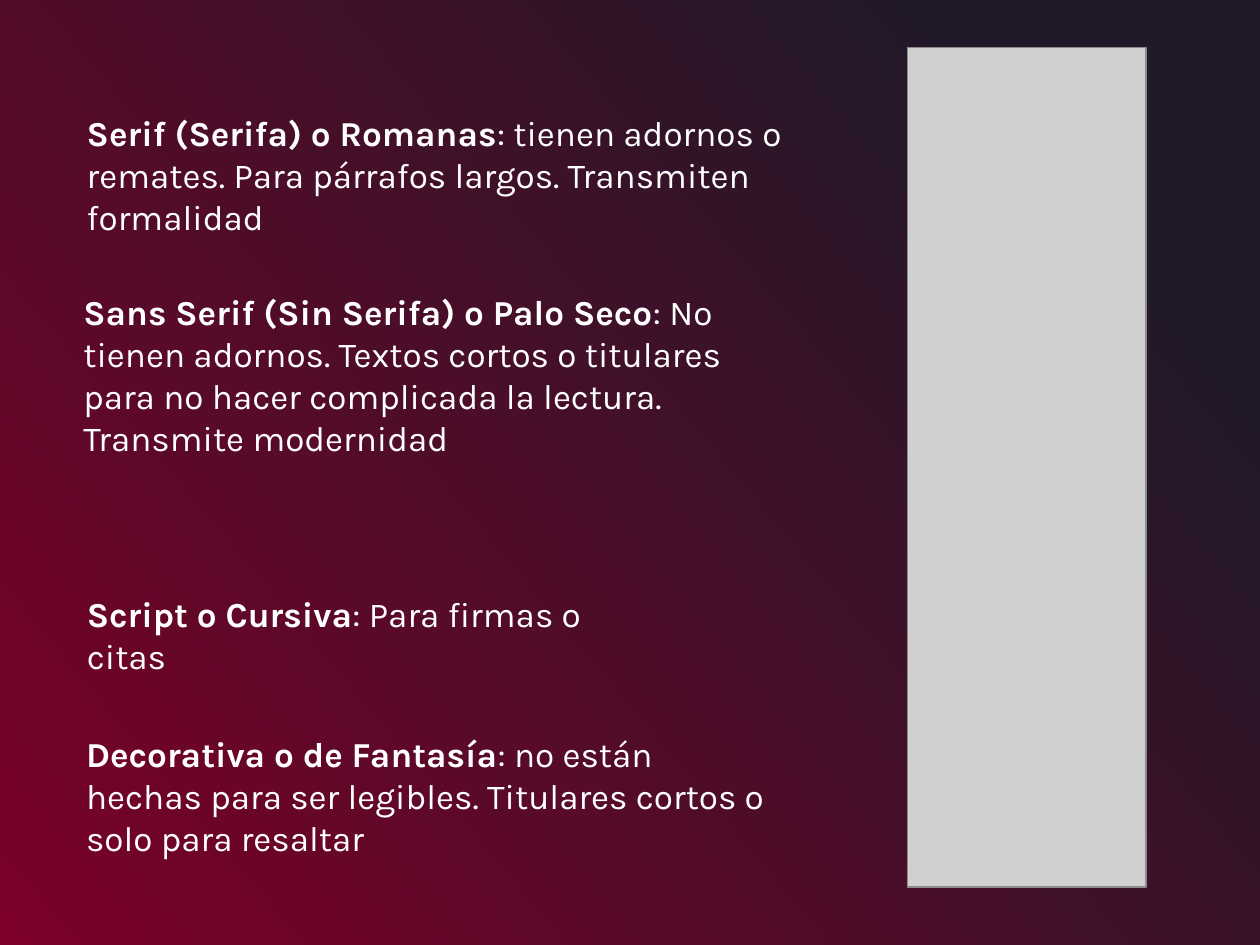
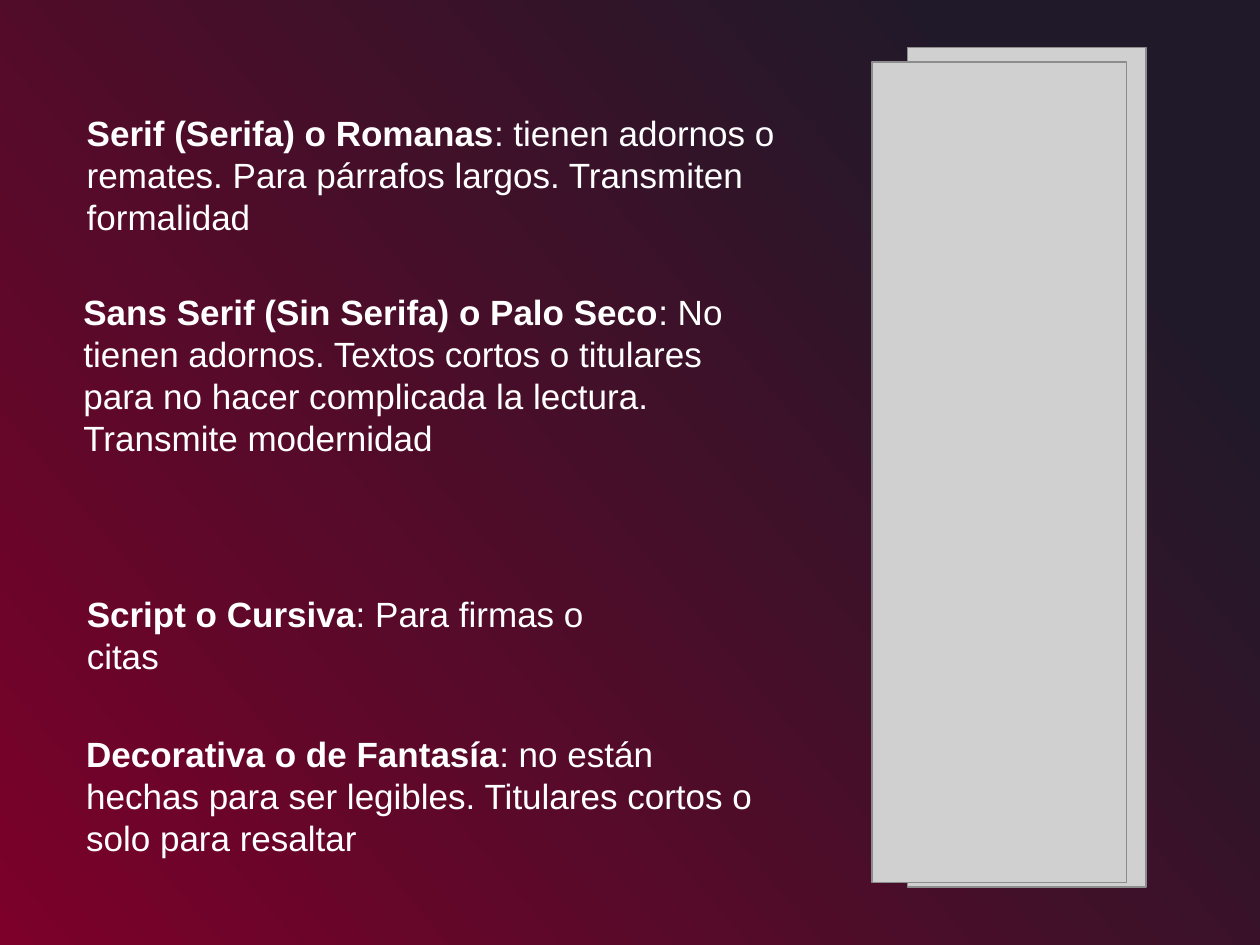
Before and after one commit to leonardotorre18/programacion_web_primer_modulo, a slide deck: slide 25 of contenido_curso/Programación Web - Día 1.pptx. Drawn at 1260x945 pixels with LibreOffice and Linux fonts; fonts in the diff are those of the drawing; grey boxes stand for pictures. Boxes give left, top, right and bottom in pixels: in the first picture for what was removed or moved away, otherwise in the second. Text is boxed around its words. In the diff, an @@ line names an element or a change of style, - is before the commit and + after.

```diff
--- a/contenido_curso/Programación Web - Día 1.pptx
+++ b/contenido_curso/Programación Web - Día 1.pptx
@@ picture added at bbox=[872, 62, 1126, 882] @@
@@ font Karla to Arial in 4 elements at bbox=[87, 120, 774, 231], bbox=[83, 299, 723, 452], bbox=[86, 741, 751, 858], bbox=[87, 601, 583, 670] @@
```
Also in this commit, not shown: 29 other slides changed, 1 slide added, 1 slide removed.
